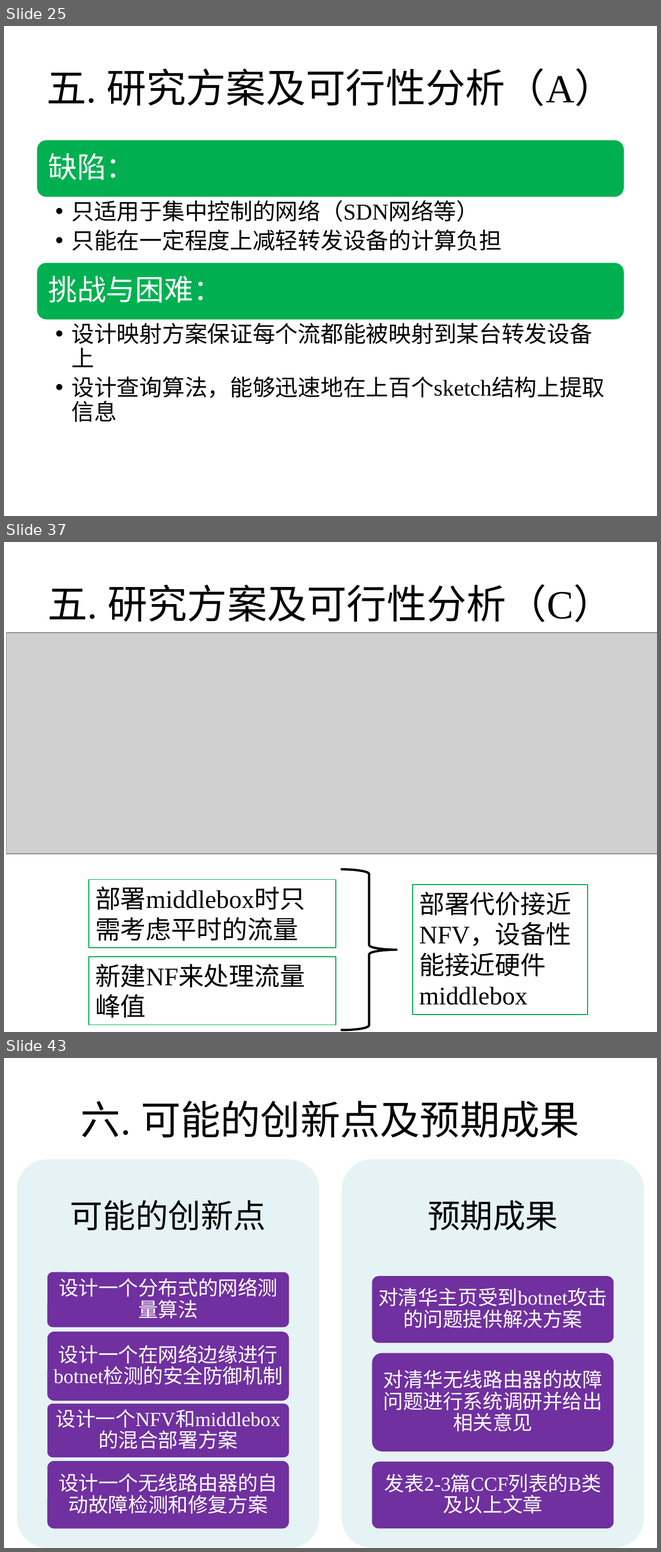
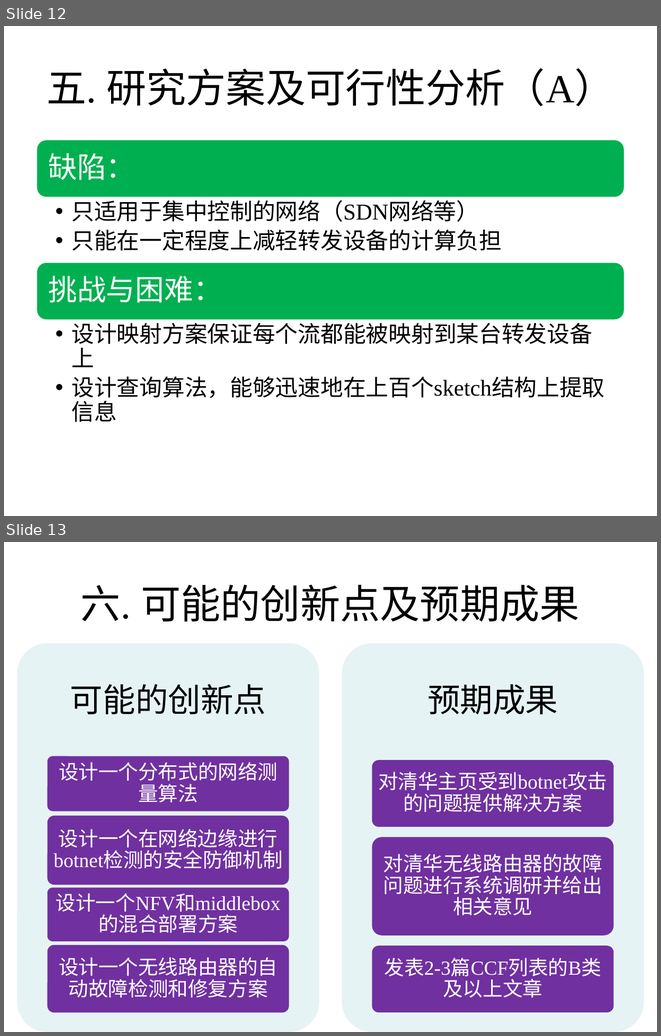
Before and after one commit to xinshengzzy/thesis_proposal, a slide deck: 赵宗义-博士生开题报告-2018年秋.pptx. Shown one above the other, each under a label of ours: slides 25, 37 and 43 before the commit, slides 12 and 13 after it; the slides between them are not shown. The pictures are 661x1552 and 661x1036 pixels, drawn with LibreOffice and Linux fonts; fonts in the diff are those of the drawing; grey boxes stand for pictures. Boxes give left, top, right and bottom in pixels: in the first picture for what was removed or moved away, otherwise in the second. Text is boxed around its words. In the diff, an @@ line names an element or a change of style, - is before the commit and + after.

```diff
--- a/赵宗义-博士生开题报告-2018年秋.pptx
+++ b/赵宗义-博士生开题报告-2018年秋.pptx
@@ slide 37 removed at (x1=4, y1=542, x2=657, y2=1032), background #FFFFFF @@
@@ title removed at (x1=47, y1=584, x2=613, y2=622) @@
-五. 研究方案及可行性分析（C）
@@ picture removed at (x1=7, y1=633, x2=657, y2=854) @@
@@ right brace removed at (x1=341, y1=869, x2=398, y2=1030) @@
@@ rectangle removed at (x1=89, y1=880, x2=336, y2=947) @@
-部署middlebox时只需考虑平时的流量
@@ rectangle removed at (x1=413, y1=885, x2=588, y2=1015) @@
-部署代价接近NFV，设备性能接近硬件middlebox
@@ rectangle removed at (x1=89, y1=956, x2=336, y2=1024) @@
-新建NF来处理流量峰值
@@ what was slide 25 is now slide 12 @@
@@ what was slide 43 is now slide 13 @@
```
Also in this commit, not shown: 5 slides added, 30 other slides removed, 4 other files.
